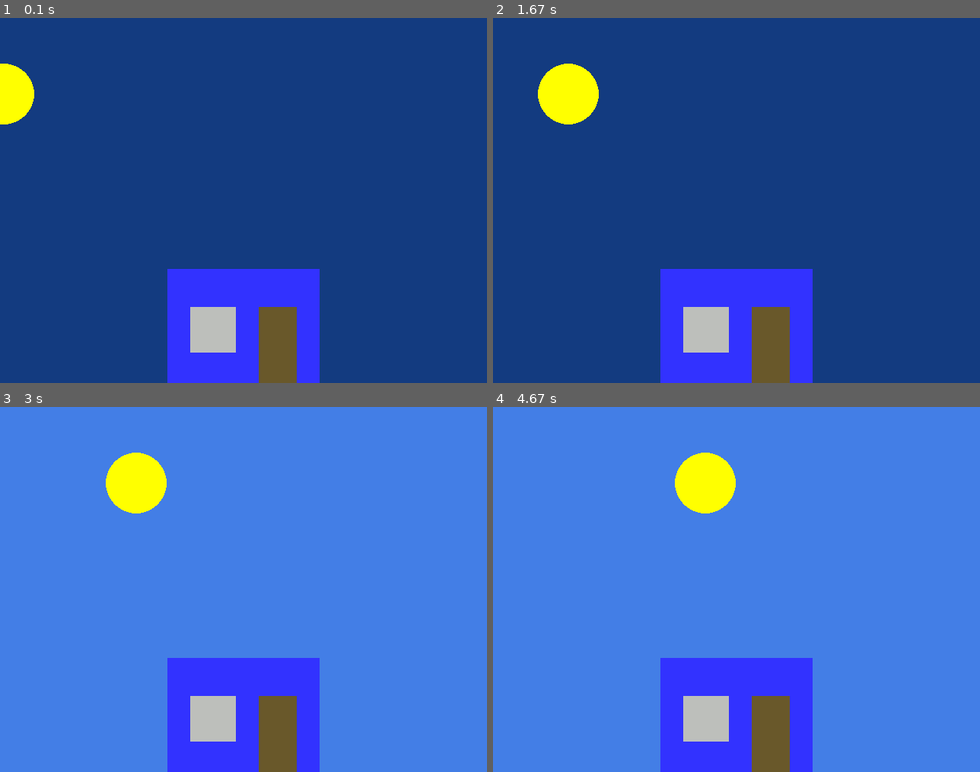
Above: before the commit, frames 1-4 (two rows, left to right).
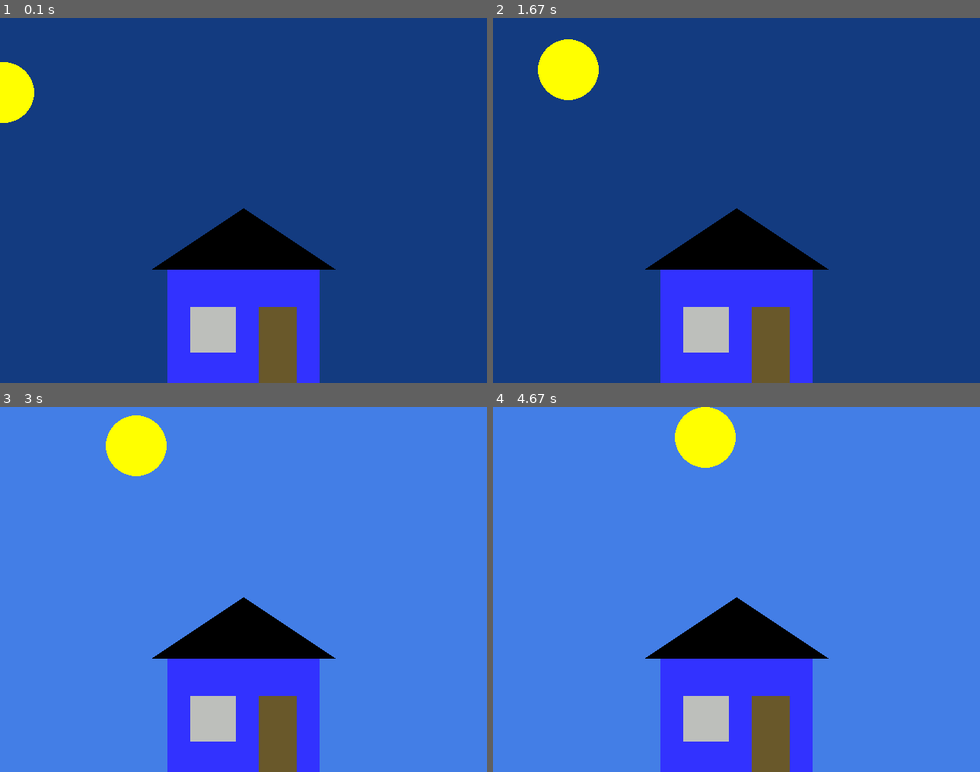
Above: after the commit, the same moments.

Repository: tobiaskircher/kircherthompson-classwork
Game: pygame game, started from PyGame/Rising Sun.py
Same seed, same stepped clock (60 frames per second), same inputs: the game is played once before the commit and once after it.
Inputs:
- Up to frame 1 (0.1 s): no input
- Up to frame 2 (1.67 s): no input
- Up to frame 3 (3 s): no input
- Up to frame 4 (4.67 s): no input

The runs differ from the first frame. In frame 1, 3.2% of the frame differs, in the area x 0-69%, y 12-69%; in frame 2, 4.8%; in frame 3, 5.6%; in frame 4, 6.0%, in the area x 31-69%, y 0-69%.

Commit message:
Update Rising Sun.py

Diff:
--- a/PyGame/Rising Sun.py
+++ b/PyGame/Rising Sun.py
@@ -35,10 +35,11 @@
         screen.fill((19, 59, 128))
 
     # -- Draw here
-    pygame.draw.rect(screen, BLUE, (220,330,200,150))#165
+    pygame.draw.rect(screen, BLUE, (220,330,200,150))
     pygame.draw.rect(screen, (189, 191, 187), (250,380,60,60))
     pygame.draw.rect(screen, (105, 88, 42), (340,380,50,100))
     pygame.draw.circle(screen, YELLOW, (sun_x,sun_y),40,0)
+    pygame.draw.polygon(screen, BLACK, ((200,330),(320,250),(440,330)))
     # -- flip display to reveal new position of objects
     pygame.display.flip()
     # - The clock ticks over
@@ -49,6 +50,7 @@
         sun_y=100
     else:
         sun_x = sun_x + 1
-S
+        sun_y = int((3/5120)*sun_x**2 - (3/8)*sun_x + 100)
+
 #End While - End of game loop
 pygame.quit()
